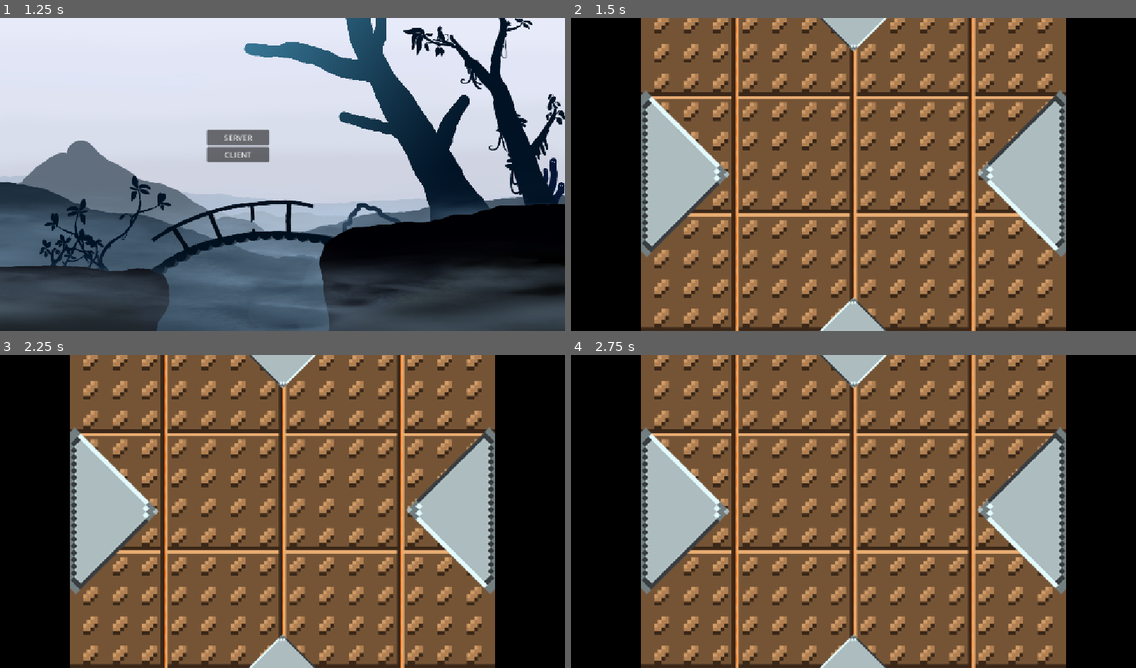
Above: before the commit, frames 1-4 (two rows, left to right).
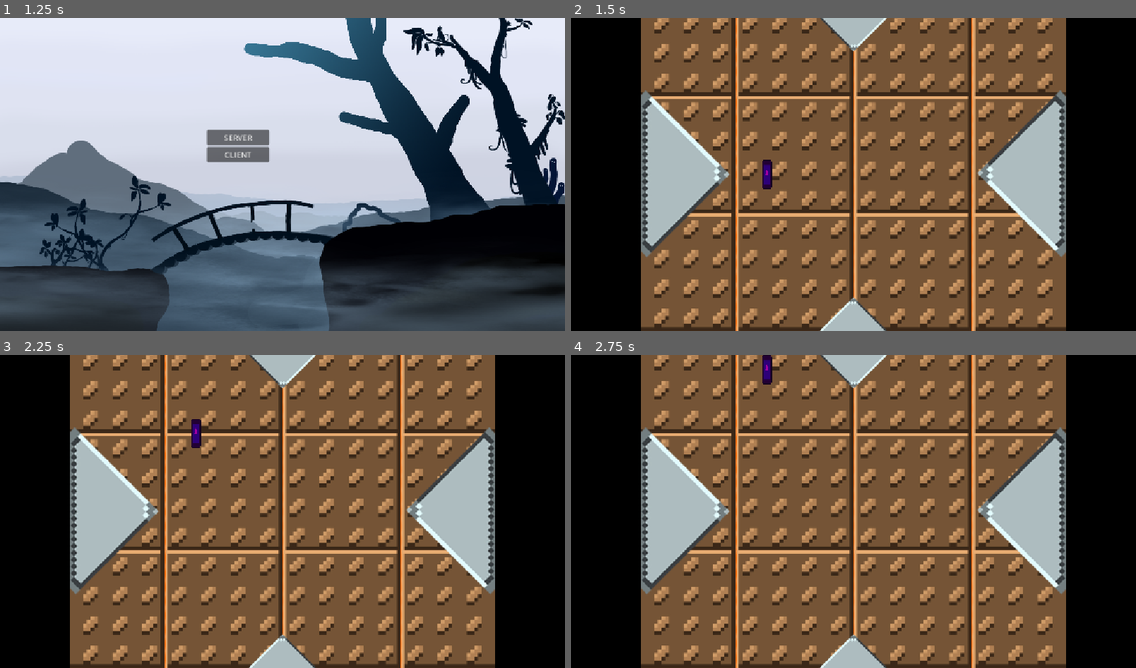
Above: after the commit, the same moments.

Repository: OskarSJ1337/GodotGame
Game: Godot game, scene res://scenes/menus/main_menu.tscn
Same seed, same stepped clock (60 frames per second), same inputs: the game is played once before the commit and once after it. The engine's default icon, where the game draws it, is replaced by a stand-in: a white triangle on a blue panel in a dark square.
Inputs:
- Up to frame 1 (1.25 s): click "Start" at 0.5 s
- Up to frame 2 (1.5 s): click "CLIENT" at 1.25 s
- Up to frame 3 (2.25 s): tap Enter at 2 s; hold W (up) from 2.03 s (still down)
- Up to frame 4 (2.75 s): keep holding W (up)

Frame 1 is identical in both runs. In frame 2, 0.2% of the frame differs, in the area x 33-36%, y 45-55%; in frame 3, 0.2%; in frame 4, 0.2%, in the area x 33-36%, y 0-10%.

Commit message:
Think it works now

Diff:
--- a/scenes/battle/game.tscn
+++ b/scenes/battle/game.tscn
@@ -3,7 +3,6 @@
 [ext_resource type="Texture2D" uid="uid://cc7uays3creka" path="res://Assets/placeholders/placeholder.png" id="1_0tvmx"]
 [ext_resource type="Texture2D" uid="uid://cmih6oe4f75wl" path="res://Assets/placeholders/Placeholderbackground.png" id="1_md7un"]
 [ext_resource type="PackedScene" uid="uid://ctrtle1hw0e24" path="res://scenes/battle/paddle.tscn" id="1_sm3ht"]
-[ext_resource type="PackedScene" uid="uid://bihlbfdikk86r" path="res://scenes/other/high_level_ui.tscn" id="3_md7un"]
 [ext_resource type="Script" uid="uid://doqn5gm6b22rd" path="res://scripts/systems/high_level_multiplayer_spawner.gd" id="4_l63dy"]
 
 [sub_resource type="SegmentShape2D" id="SegmentShape2D_p8roq"]
@@ -114,12 +113,6 @@
 position = Vector2(574.75, 654.5)
 shape = SubResource("RectangleShape2D_ykgmc")
 
-[node name="HighLevelUI" parent="." unique_id=660858735 instance=ExtResource("3_md7un")]
-offset_left = 512.0
-offset_top = 312.0
-offset_right = 512.0
-offset_bottom = 312.0
-
 [node name="MultiplayerSpawner" type="MultiplayerSpawner" parent="." unique_id=1435765049]
 _spawnable_scenes = PackedStringArray("uid://ctrtle1hw0e24")
 spawn_path = NodePath("..")
--- a/scripts/systems/high_level_multiplayer_spawner.gd
+++ b/scripts/systems/high_level_multiplayer_spawner.gd
@@ -7,9 +7,13 @@
 	spawn_function = Callable(self, "_spawn_player")
 	multiplayer.peer_connected.connect(spawn_player)
 	HighLevelNetworkHandler.server_started.connect(_spawn_host_player)
+	if multiplayer.is_server():
+		call_deferred("_spawn_host_player")
 
 func _spawn_host_player() -> void:
-	spawn_player(1)
+	var spawn_parent := get_node(spawn_path)
+	if spawn_parent.get_node_or_null("1") == null:
+		spawn_player(1)
 
 func spawn_player(id: int) -> void:
 	if !multiplayer.is_server(): return
